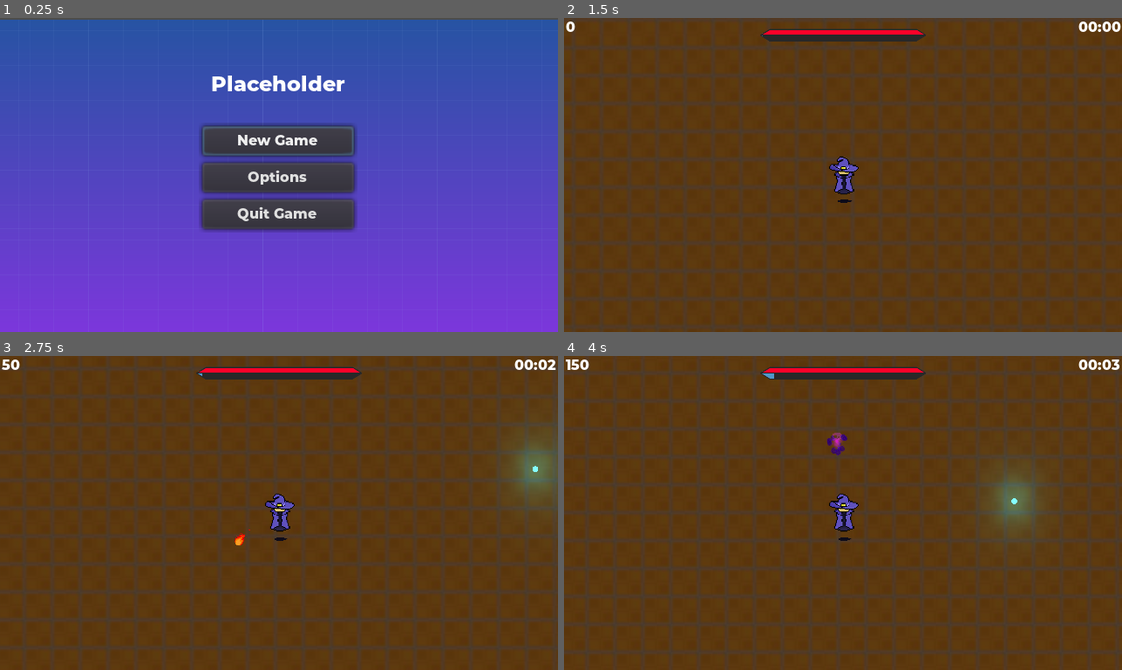
Above: before the commit, frames 1-4 (two rows, left to right).
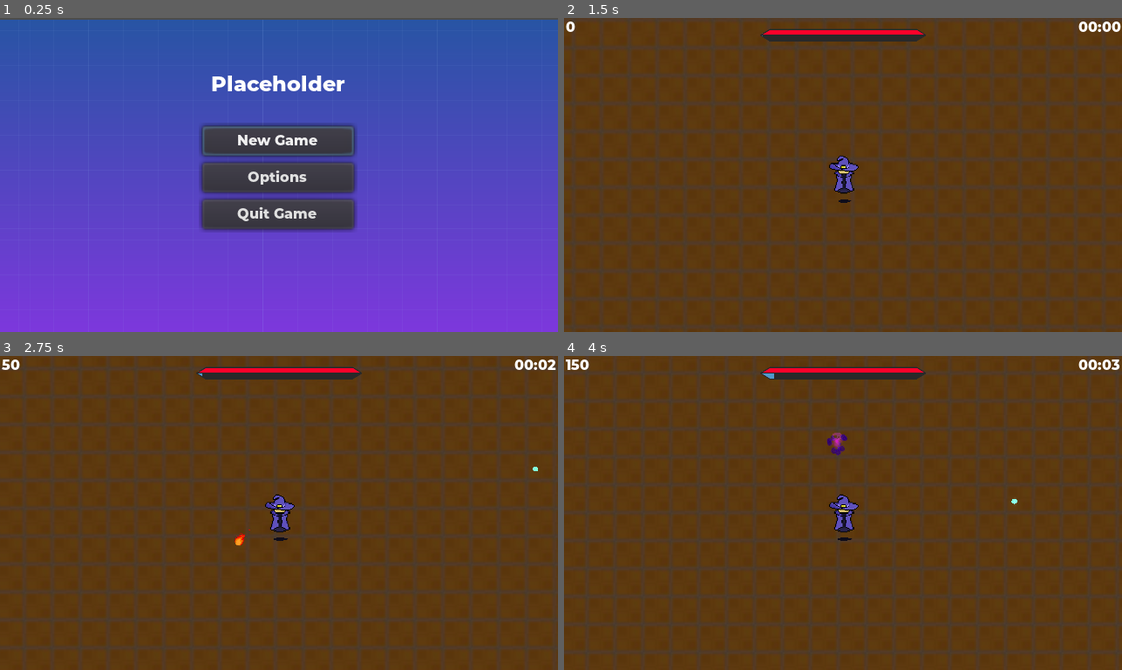
Above: after the commit, the same moments.

Repository: emsidhu/Endless-Survival
Game: Godot game, scene res://Menus/MainMenu.tscn
Same seed, same stepped clock (60 frames per second), same inputs: the game is played once before the commit and once after it. Sound files missing from this copy of the repository are replaced by a short silence.
Inputs (mouse positions are in pixels of both pictures, inside the frame that each line leads up to):
- Up to frame 1 (0.25 s): no input
- Up to frame 2 (1.5 s): click "New Game" at 0.5 s; move the mouse to (965, 159) at 1.27 s; hold Right (ui_right) from 1.28 s (still down)
- Up to frame 3 (2.75 s): move the mouse to (167, 528) at 2.02 s; release Right (ui_right) at 2.03 s; hold Down (ui_down) from 2.03 s (still down)
- Up to frame 4 (4 s): move the mouse to (898, 443) at 2.77 s; release Down (ui_down) at 2.78 s; hold Right (ui_right) 2.78-3.53 s; move the mouse to (815, 575) at 3.52 s; hold Up (ui_up) from 3.53 s (still down)

The runs differ from the first frame. In frame 2, 0.2% of the frame differs, in the area x 47-53%, y 43-59%; in frame 3, 1.3%, in the area x 47-100%, y 27-59%; in frame 4, 1.2%.

Commit message:
Made glow work on GLES2

Diff:
--- a/Attacks/Basic shot/Basic shot.tscn
+++ b/Attacks/Basic shot/Basic shot.tscn
@@ -20,6 +20,7 @@
 height = 10.0
 
 [node name="Basic Shot" type="KinematicBody2D" groups=["Attacks"]]
+modulate = Color( 0.95, 0.95, 0.95, 1 )
 scale = Vector2( 0.3, 0.3 )
 collision_layer = 8
 collision_mask = 4
@@ -34,6 +35,7 @@
 playing = true
 
 [node name="Hitbox" parent="." instance=ExtResource( 6 )]
+visible = false
 
 [node name="CollisionShape2D" parent="Hitbox" index="0"]
 position = Vector2( 7, 0 )
--- a/Attacks/Flame/Flame.tscn
+++ b/Attacks/Flame/Flame.tscn
@@ -193,14 +193,16 @@
 }
 
 [node name="Flame" type="AnimatedSprite" parent="."]
+modulate = Color( 0.89, 0.89, 0.89, 1 )
 position = Vector2( 53.8598, -1.70943 )
 rotation = 1.5708
 scale = Vector2( 0.283, 0.283 )
 frames = SubResource( 35 )
-frame = 12
+frame = 2
 playing = true
 
 [node name="Hitbox" parent="." instance=ExtResource( 2 )]
+visible = false
 position = Vector2( 28.1907, 0 )
 rotation = 1.5708
 scale = Vector2( 0.025, 0.025 )
--- a/Attacks/Laser/Laser.tscn
+++ b/Attacks/Laser/Laser.tscn
@@ -36,6 +36,7 @@
 colors = PoolColorArray( 1, 1, 1, 1, 1, 1, 1, 0 )
 
 [node name="Laser" type="Position2D"]
+modulate = Color( 1, 1, 1, 0.913725 )
 
 [node name="Laser" type="RayCast2D" parent="." groups=["Attacks"]]
 position = Vector2( 6, 0 )
--- a/Attacks/Lightning/Lightning.tscn
+++ b/Attacks/Lightning/Lightning.tscn
@@ -94,6 +94,7 @@
 height = 118.512
 
 [node name="Lightning" type="Sprite" groups=["Attacks"]]
+modulate = Color( 0.92, 0.92, 0.92, 1 )
 scale = Vector2( 0.06, 0.06 )
 texture = ExtResource( 1 )
 offset = Vector2( 0, -180 )
@@ -108,6 +109,7 @@
 anims/RESET = SubResource( 10 )
 
 [node name="Hitbox" parent="." instance=ExtResource( 3 )]
+visible = false
 
 [node name="CollisionShape2D2" type="CollisionShape2D" parent="Hitbox"]
 rotation = 1.5708
--- a/Attacks/Orbit/Orb.tscn
+++ b/Attacks/Orbit/Orb.tscn
@@ -156,11 +156,12 @@
 script = ExtResource( 2 )
 
 [node name="AnimatedSprite" type="AnimatedSprite" parent="."]
+self_modulate = Color( 0.92, 0.92, 0.92, 1 )
 position = Vector2( -33, -3.58423e-05 )
 scale = Vector2( 0.03, 0.03 )
 z_index = 1
 frames = SubResource( 27 )
-frame = 6
+frame = 25
 playing = true
 
 [node name="Trail" parent="AnimatedSprite" instance=ExtResource( 3 )]
@@ -171,6 +172,7 @@
 length = 30
 
 [node name="Hitbox" parent="." instance=ExtResource( 4 )]
+visible = false
 
 [node name="CollisionShape2D" parent="Hitbox" index="0"]
 position = Vector2( -33, 0 )
--- a/Attacks/Vortex/Vortex.tscn
+++ b/Attacks/Vortex/Vortex.tscn
@@ -11,10 +11,12 @@
 blend_mode = 1
 
 [node name="vortex" type="KinematicBody2D" groups=["Attacks"]]
+modulate = Color( 0.48, 0.48, 0.48, 0.647059 )
 script = ExtResource( 2 )
 damage = 100
 
 [node name="Hitbox" parent="." instance=ExtResource( 3 )]
+visible = false
 
 [node name="CollisionShape2D" parent="Hitbox" index="0"]
 shape = SubResource( 7 )
--- a/Enemies/Eye.tscn
+++ b/Enemies/Eye.tscn
@@ -106,6 +106,7 @@
 SOFTPOWER = 900
 
 [node name="AnimatedSprite" type="AnimatedSprite" parent="."]
+self_modulate = Color( 0.94, 0.94, 0.94, 1 )
 material = SubResource( 5 )
 rotation = 1.5708
 scale = Vector2( 0.1, 0.1 )
--- a/Enemies/Fuzzy.tscn
+++ b/Enemies/Fuzzy.tscn
@@ -104,14 +104,15 @@
 turnSpeed = 0.001
 
 [node name="AnimatedSprite" type="AnimatedSprite" parent="."]
+modulate = Color( 0.91, 0.91, 0.91, 1 )
 material = SubResource( 5 )
 rotation = 1.5708
 scale = Vector2( 0.1, 0.1 )
 frames = SubResource( 1 )
-frame = 1
 playing = true
 
 [node name="Hitbox" parent="." instance=ExtResource( 6 )]
+visible = false
 collision_layer = 64
 collision_mask = 32
 
@@ -119,6 +120,7 @@
 shape = SubResource( 4 )
 
 [node name="Hurtbox" parent="." instance=ExtResource( 8 )]
+visible = false
 collision_layer = 16
 collision_mask = 8
 
@@ -126,6 +128,7 @@
 shape = SubResource( 3 )
 
 [node name="SoftCollision" parent="." instance=ExtResource( 7 )]
+visible = false
 collision_layer = 128
 collision_mask = 128
 
--- a/Enemies/Slime.tscn
+++ b/Enemies/Slime.tscn
@@ -112,14 +112,16 @@
 maxSpeed = 35
 
 [node name="AnimatedSprite" type="AnimatedSprite" parent="."]
+self_modulate = Color( 0.89, 0.89, 0.89, 1 )
 material = SubResource( 11 )
 rotation = 1.5708
 scale = Vector2( 0.1, 0.1 )
 frames = SubResource( 12 )
-frame = 4
+frame = 1
 playing = true
 
 [node name="Hitbox" parent="." instance=ExtResource( 10 )]
+visible = false
 rotation = 1.5708
 collision_layer = 64
 collision_mask = 32
@@ -170,6 +172,7 @@
 anims/Stop = SubResource( 5 )
 
 [node name="CollisionPolygon2D" type="CollisionPolygon2D" parent="."]
+visible = false
 rotation = 1.5708
 polygon = PoolVector2Array( -4.76455, -4.46069, -5.82641, -3.22185, -6.59331, -1.3931, -4.88254, 2.3824, -3.05378, 4.97805, -0.635101, 5.80394, 1.96055, 5.62697, 3.02241, 4.38813, 4.02528, 1.20256, 5.91302, -2.27798, 4.67419, -4.04774, 3.02241, -4.63766, 0.544743, -3.92976, -2.8768, -4.63766 )
 
--- a/Pickups/XP Orb++.tscn
+++ b/Pickups/XP Orb++.tscn
@@ -23,7 +23,8 @@
 [node name="Sprite" type="Sprite" parent="."]
 self_modulate = Color( 21.97, 0.1, 28.9, 1 )
 material = SubResource( 2 )
-scale = Vector2( 0.007, 0.007 )
+position = Vector2( 0, 0.0195313 )
+scale = Vector2( 0.007, 0.00594256 )
 texture = ExtResource( 1 )
 
 [connection signal="area_entered" from="." to="." method="_on_XP_Orb_area_entered"]
--- a/Pickups/XP Orb+.tscn
+++ b/Pickups/XP Orb+.tscn
@@ -24,7 +24,8 @@
 modulate = Color( 13.3, 0.9, 0.2, 1 )
 self_modulate = Color( 13.29, 0.5, 0.2, 1 )
 material = SubResource( 2 )
-scale = Vector2( 0.007, 0.007 )
+position = Vector2( 0, 0.0239063 )
+scale = Vector2( 0.007, 0.00592969 )
 texture = ExtResource( 1 )
 
 [connection signal="area_entered" from="." to="." method="_on_XP_Orb_area_entered"]
--- a/Pickups/XP Orb.tscn
+++ b/Pickups/XP Orb.tscn
@@ -16,12 +16,14 @@
 script = ExtResource( 2 )
 
 [node name="CollisionShape2D" type="CollisionShape2D" parent="."]
+visible = false
 shape = SubResource( 1 )
 
 [node name="Sprite" type="Sprite" parent="."]
 self_modulate = Color( 0.18, 7.56, 15.03, 1 )
 material = SubResource( 2 )
-scale = Vector2( 0.007, 0.007 )
+position = Vector2( 0, 0.031004 )
+scale = Vector2( 0.007, 0.00590881 )
 texture = ExtResource( 1 )
 
 [connection signal="area_entered" from="." to="." method="_on_XP_Orb_area_entered"]
--- a/Player/Player.gd
+++ b/Player/Player.gd
@@ -97,7 +97,7 @@
 		shield.charges -= 1
 	else:
 		PlayerStats.health -= area.get_parent().damage * stats.Defense.amount
-	hurtbox.start_invincibility(0.5)
+	hurtbox.start_invincibility(0.3)
 
 #give player xp when they kill an enemy
 func killed_enemy(xp, pointValue):
--- a/Player/Player.tscn
+++ b/Player/Player.tscn
@@ -67,6 +67,7 @@
 script = ExtResource( 5 )
 
 [node name="AnimatedSprite" type="AnimatedSprite" parent="."]
+modulate = Color( 0.99, 0.99, 0.99, 1 )
 material = SubResource( 5 )
 position = Vector2( 0.56123, 0 )
 scale = Vector2( 0.16, 0.16 )
--- a/Shaders/blink.gdshader
+++ b/Shaders/blink.gdshader
@@ -5,7 +5,7 @@
 
 void fragment() {
 	vec4 prev_colour = texture(TEXTURE, UV);
-	vec4 white_colour = vec4(1.0, 1.0, 1.0, prev_colour.a);
+	vec4 white_colour = vec4(0.92, 0.92, 0.92, prev_colour.a);
 
 	vec4 new_colour = prev_colour;
 
--- /dev/null
+++ b/Test.tscn
@@ -0,0 +1,136 @@
+[gd_scene load_steps=18 format=2]
+
+[ext_resource path="res://Pickups/XP Orb+.tscn" type="PackedScene" id=1]
+[ext_resource path="res://Pickups/XP Orb.tscn" type="PackedScene" id=2]
+[ext_resource path="res://Pickups/XP Orb++.tscn" type="PackedScene" id=3]
+[ext_resource path="res://Enemies/Slime.tscn" type="PackedScene" id=4]
+[ext_resource path="res://Enemies/Fuzzy.tscn" type="PackedScene" id=5]
+[ext_resource path="res://Enemies/Eye.tscn" type="PackedScene" id=6]
+[ext_resource path="res://Attacks/Shield/Shield.tscn" type="PackedScene" id=7]
+[ext_resource path="res://Attacks/Lightning/Lightning.tscn" type="PackedScene" id=8]
+[ext_resource path="res://Attacks/Basic shot/Basic shot.tscn" type="PackedScene" id=9]
+[ext_resource path="res://Attacks/Laser/Laser.tscn" type="PackedScene" id=10]
+[ext_resource path="res://Attacks/Flame/Flame.tscn" type="PackedScene" id=11]
+[ext_resource path="res://Attacks/Orbit/Orb.tscn" type="PackedScene" id=12]
+[ext_resource path="res://Attacks/Vortex/Vortex.tscn" type="PackedScene" id=13]
+[ext_resource path="res://Player/Player.tscn" type="PackedScene" id=14]
+
+[sub_resource type="Shader" id=9]
+code = "shader_type canvas_item;
+
+uniform bool is_white = false;
+
+
+void fragment() {
+	vec4 prev_colour = texture(TEXTURE, UV);
+	vec4 white_colour = vec4(1.0, 1.0, 1.0, prev_colour.a);
+
+	vec4 new_colour = prev_colour;
+
+	if (is_white) {
+		new_colour = white_colour;
+	}
+	COLOR = new_colour;
+}"
+
+[sub_resource type="ShaderMaterial" id=10]
+resource_local_to_scene = true
+shader = SubResource( 9 )
+shader_param/is_white = false
+
+[sub_resource type="Environment" id=11]
+background_mode = 4
+glow_enabled = true
+glow_levels/1 = true
+glow_levels/2 = true
+glow_levels/4 = true
+glow_levels/6 = true
+glow_levels/7 = true
+glow_intensity = 8.0
+glow_strength = 1.05
+glow_blend_mode = 0
+glow_hdr_threshold = 0.93
+glow_hdr_scale = 0.49
+glow_high_quality = true
+
+[node name="Test" type="Node2D"]
+
+[node name="Eye" parent="." instance=ExtResource( 6 )]
+position = Vector2( -7, 67 )
+
+[node name="AnimatedSprite" parent="Eye" index="0"]
+modulate = Color( 0.960784, 0.960784, 0.960784, 1 )
+material = SubResource( 10 )
+frame = 0
+
+[node name="Fuzzy" parent="." instance=ExtResource( 5 )]
+position = Vector2( 21, 69 )
+
+[node name="Slime" parent="." instance=ExtResource( 4 )]
+position = Vector2( 63, 70 )
+
+[node name="XP Orb" parent="." instance=ExtResource( 2 )]
+position = Vector2( -8, 90 )
+
+[node name="Sprite" parent="XP Orb" index="1"]
+position = Vector2( 0, -0.133825 )
+scale = Vector2( 0.007, 0.00623559 )
+
+[node name="XP Orb+" parent="." instance=ExtResource( 1 )]
+position = Vector2( 21, 91 )
+
+[node name="XP Orb++" parent="." instance=ExtResource( 3 )]
+position = Vector2( 60, 88 )
+
+[node name="Orb" parent="." instance=ExtResource( 12 )]
+position = Vector2( -11, 47 )
+
+[node name="AnimatedSprite" parent="Orb" index="0"]
+modulate = Color( 0.921569, 0.921569, 0.921569, 1 )
+frame = 10
+
+[node name="Flame" parent="." instance=ExtResource( 11 )]
+position = Vector2( -11, 47 )
+
+[node name="Flame" parent="Flame" index="0"]
+modulate = Color( 0.909804, 0.909804, 0.909804, 1 )
+frame = 15
+
+[node name="Laser" parent="." instance=ExtResource( 10 )]
+position = Vector2( 64, 50 )
+
+[node name="Shield" parent="." instance=ExtResource( 7 )]
+position = Vector2( -37, 21 )
+
+[node name="Lightning" parent="." instance=ExtResource( 8 )]
+position = Vector2( 40, 26 )
+
+[node name="Basic Shot" parent="." instance=ExtResource( 9 )]
+position = Vector2( 84, 31 )
+
+[node name="WorldEnvironment" type="WorldEnvironment" parent="."]
+environment = SubResource( 11 )
+
+[node name="vortex" parent="." instance=ExtResource( 13 )]
+modulate = Color( 0.478431, 0.478431, 0.478431, 0.647059 )
+position = Vector2( 3, 21 )
+
+[node name="Player" parent="." instance=ExtResource( 14 )]
+position = Vector2( -45.695, 84.4908 )
+
+[node name="SoftCollision" parent="Player" index="3"]
+visible = false
+
+[editable path="Eye"]
+[editable path="Eye/Hitbox"]
+[editable path="Eye/Hurtbox"]
+[editable path="Eye/SoftCollision"]
+[editable path="XP Orb"]
+[editable path="Orb"]
+[editable path="Orb/Hitbox"]
+[editable path="Flame"]
+[editable path="Flame/Hitbox"]
+[editable path="Laser"]
+[editable path="Player"]
+[editable path="Player/Hurtbox"]
+[editable path="Player/SoftCollision"]
--- a/World/World.tscn
+++ b/World/World.tscn
@@ -8,11 +8,16 @@
 [sub_resource type="Environment" id=1]
 background_mode = 4
 glow_enabled = true
+glow_levels/1 = true
+glow_levels/2 = true
 glow_levels/4 = true
-glow_intensity = 0.03
+glow_levels/6 = true
+glow_levels/7 = true
+glow_intensity = 8.0
+glow_strength = 1.05
 glow_blend_mode = 0
-glow_hdr_threshold = 0.52
-glow_hdr_scale = 1.84
+glow_hdr_threshold = 0.93
+glow_hdr_scale = 0.49
 glow_bicubic_upscale = true
 
 [node name="World" type="Node2D"]
@@ -47,9 +52,6 @@
 [node name="Player" parent="YSort" instance=ExtResource( 1 )]
 position = Vector2( 160, 89 )
 
-[node name="AnimatedSprite" parent="YSort/Player" index="0"]
-frame = 2
-
 [node name="RemoteTransform2D" parent="YSort/Player" index="4"]
 remote_path = NodePath("../../../Camera2D")
 
--- a/project.godot
+++ b/project.godot
@@ -115,4 +115,5 @@
 
 [rendering]
 
+quality/driver/driver_name="GLES2"
 environment/default_environment="res://default_env.tres"
